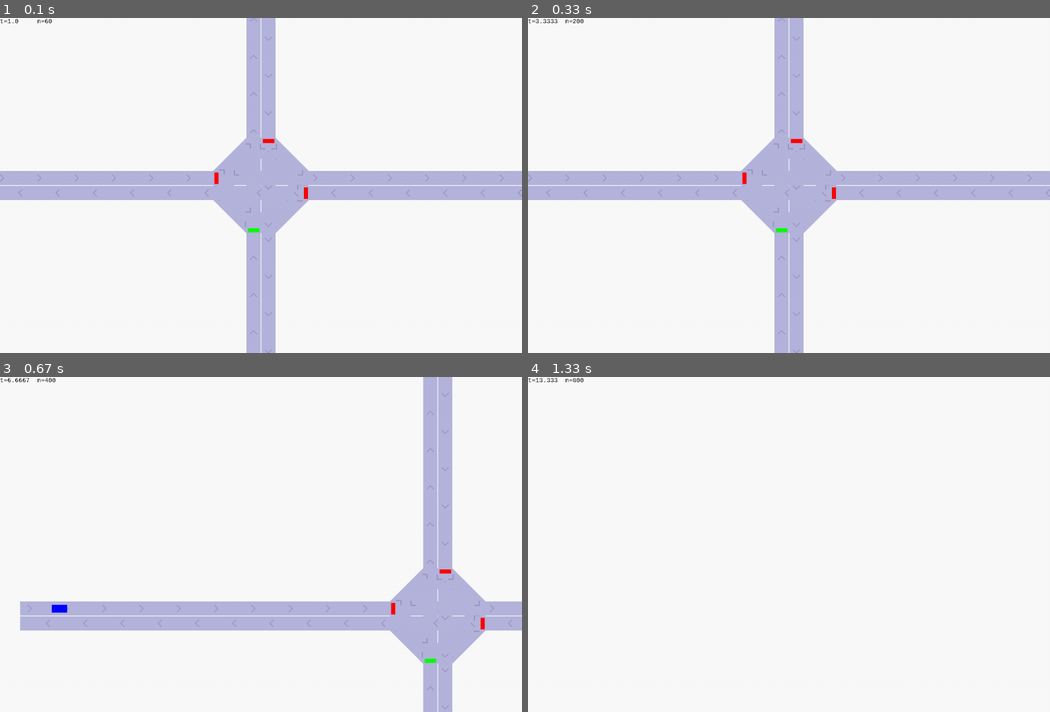
Above: before the commit, frames 1-4 (two rows, left to right).
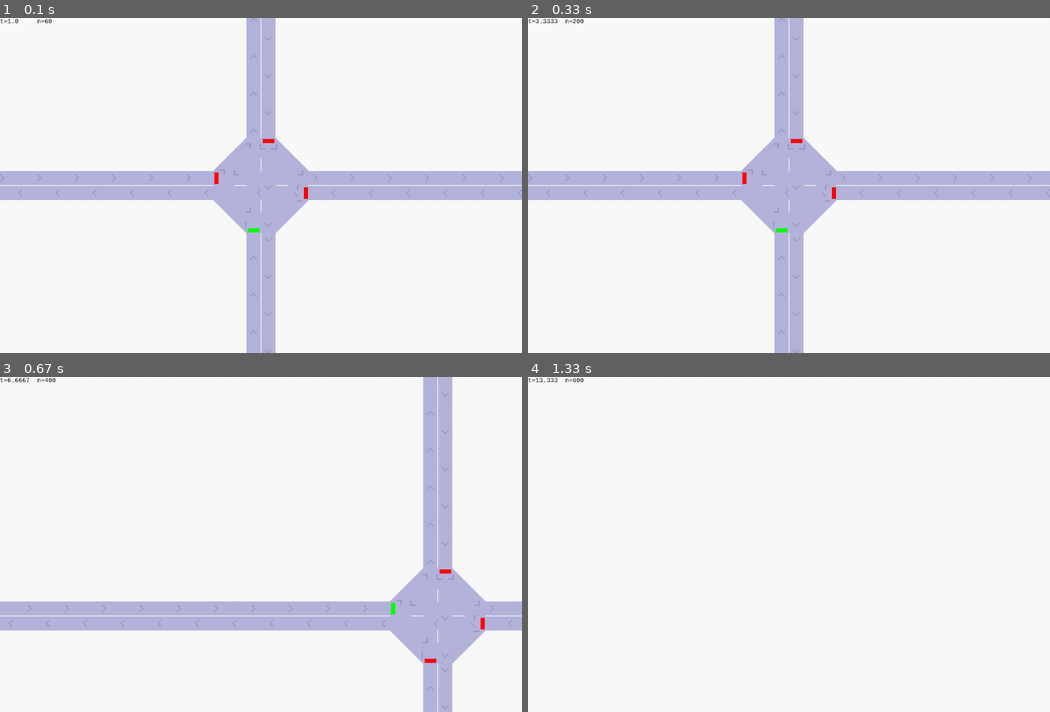
Above: after the commit, the same moments.

Repository: HuzaifaIrfan-Games/pygame-traffic-simulator
Game: pygame game, started from app.py
The game is run twice, just before and just after one commit, with the same random seed, the same clock (stepped at 60 frames per second) and the same inputs.
Inputs (mouse positions are in pixels of both pictures, inside the frame that each line leads up to):
- Up to frame 1 (0.1 s): no input
- Up to frame 2 (0.33 s): no input
- Up to frame 3 (0.67 s): press the mouse at (135, 547) at 0.37 s; move the mouse to (224, 584) at 0.47 s; release the mouse at (313, 618) at 0.6 s
- Up to frame 4 (1.33 s): press the mouse at (663, 547) at 0.7 s; move the mouse to (757, 561) at 0.8 s; release the mouse at (851, 574) at 0.93 s; press the mouse at (663, 547) at 1.03 s; move the mouse to (715, 588) at 1.13 s; release the mouse at (762, 631) at 1.27 s

Frames 1-2 are identical in both runs. In frame 3, 0.5% of the frame differs, in the area x 0-84%, y 66-86%; in frame 4, nothing differs.

Commit message:
multilight confguration

Diff:
--- a/Map_Configurator.py
+++ b/Map_Configurator.py
@@ -7,16 +7,17 @@
 
 
 class Map_Configurator:
-    def __init__(self,nodes, traffic_signals):
+    def __init__(self,nodes_conf, traffic_signals_conf):
 
         self.sim = Simulation()
 
-        self.nodes=nodes
-        self.traffic_signals= traffic_signals
+        self.nodes=nodes_conf
+        self.traffic_signals_conf= traffic_signals_conf
 
         self.roads = []
         self.paths = []
         self.vehicle_generators=[]
+        self.traffic_signals=[]
 
 
         self.road_generator()
@@ -32,6 +33,15 @@
         # self.create_all_starting_node_vehicle_generators()
         self.create_independent_node_vehicle_generators()
 
+        # print(self.vehicle_generators)
+
+
+
+    def get_node_from_node_name(self, node_name):
+
+        for i, anode in enumerate(self.nodes):
+            if anode['node_name'] == node_name:
+                return anode
 
 
 
@@ -119,23 +129,23 @@
 
             if not anode['ending_node']:
 
-                for j, next_node_index in enumerate(anode['next']):
-                    next_node = self.nodes[next_node_index]
+                for j, next_node_name in enumerate(anode['next']):
+                    next_node = self.get_node_from_node_name(next_node_name)
 
                     # tail
-                    pos1 = anode['pos']
+                    pos1 = anode['position']
 
                     # head
-                    pos2 = next_node['pos']
+                    pos2 = next_node['position']
 
                     aroad = {
                         'sim_road_index': None,
                         'tail': pos1,
-                        'tail_index': i,
+                        'tail_index': anode['node_name'],
                         'tail_node': anode,
                         'starting_node': anode['starting_node'],
                         'head': pos2,
-                        'head_index': j,
+                        'head_index': next_node['node_name'],
                         'head_node': next_node,
                         'ending_node': next_node['ending_node'],
                         'next':[]
@@ -250,13 +260,13 @@
 
 
     def create_signal(self):
-        for atraffic_signal in self.traffic_signals:
-            nodes_indexs = atraffic_signal['nodes_indexs']
+        for atraffic_signal_conf in self.traffic_signals_conf:
+            nodes_indexs = atraffic_signal_conf['nodes_indexs']
             roads_indexs=[]
-            for independent_light_node_index in nodes_indexs:
+            for independent_light_node_name in nodes_indexs:
                 independent_light_road_index=[]
-                for light_node_index in independent_light_node_index:
-                    anode = self.nodes[light_node_index]
+                for light_node_name in independent_light_node_name:
+                    anode = self.get_node_from_node_name(light_node_name)
 
                     for aroad in self.roads:
                         # print(aroad['head_node'])
@@ -268,9 +278,15 @@
 
                 roads_indexs.append(independent_light_road_index)
 
-            print(roads_indexs)
-
-            self.sim.create_signal(roads_indexs)
+            # print(roads_indexs)
+            atraffic_signal=self.sim.create_signal(roads_indexs)
+
+            if atraffic_signal_conf.get('cycle_length'):
+
+                atraffic_signal.update_properties({'cycle_length':atraffic_signal_conf['cycle_length']})
+
+
+            self.traffic_signals.append(atraffic_signal)
 
 
 
--- a/app.py
+++ b/app.py
@@ -2,7 +2,7 @@
 
 from Map_Configurator import Map_Configurator
 
-from configuration import nodes,traffic_signals
+from configuration_multi import nodes,traffic_signals
 
 configurator = Map_Configurator(nodes,traffic_signals)
 
--- a/configuration.py
+++ b/configuration_four.py
@@ -14,8 +14,8 @@
     # starting Nodes always tail and have one nexts
 
     {
-        'index': 0,
-        'pos': (-a,
+        'node_name': 0,
+        'position': (-a,
                 +b+l),
         'ending_node': False,
         'starting_node': True,
@@ -23,8 +23,8 @@
         'next': [8]
     },
     {
-        'index': 1,
-        'pos': (+b+l,
+        'node_name': 1,
+        'position': (+b+l,
                 +a),
         'ending_node': False,
         'starting_node': True,
@@ -32,8 +32,8 @@
         'next': [9]
     },
     {
-        'index': 2,
-        'pos': (-b-l,
+        'node_name': 2,
+        'position': (-b-l,
                 -a),
         'ending_node': False,
         'starting_node': True,
@@ -41,8 +41,8 @@
         'next': [10]
     },
     {
-        'index': 3,
-        'pos': (+a,
+        'node_name': 3,
+        'position': (+a,
                 -b-l),
         'ending_node': False,
         'starting_node': True,
@@ -54,32 +54,32 @@
 
     # Ending Nodes always head and have no nexts
     {
-        'index': 4,
-        'pos': (+a,
+        'node_name': 4,
+        'position': (+a,
                 +b+l),
         'ending_node': True,
         'starting_node': False,
         'next': []
     },
     {
-        'index': 5,
-        'pos': (+b+l,
+        'node_name': 5,
+        'position': (+b+l,
                 -a),
         'ending_node': True,
         'starting_node': False,
         'next': []
     },
     {
-        'index': 6,
-        'pos': (-b-l,
+        'node_name': 6,
+        'position': (-b-l,
                 +a),
         'ending_node': True,
         'starting_node': False,
         'next': []
     },
     {
-        'index': 7,
-        'pos': (-a,
+        'node_name': 7,
+        'position': (-a,
                 -b-l),
         'ending_node': True,
         'starting_node': False,
@@ -91,16 +91,16 @@
     # starting head multiple nexts
 
     {
-        'index': 8,
-        'pos': (-a,
+        'node_name': 8,
+        'position': (-a,
                 +b),
         'ending_node': False,
         'starting_node': False,
         'next': [13, 14, 15]
     },
     {
-        'index': 9,
-        'pos': (+b,
+        'node_name': 9,
+        'position': (+b,
                 +a),
         'ending_node': False,
         'starting_node': False,
@@ -108,16 +108,16 @@
     },
 
     {
-        'index': 10,
-        'pos': (-b,
+        'node_name': 10,
+        'position': (-b,
                 -a),
         'ending_node': False,
         'starting_node': False,
         'next': [12, 13, 15]
     },
     {
-        'index': 11,
-        'pos': (+a,
+        'node_name': 11,
+        'position': (+a,
                 -b),
         'ending_node': False,
         'starting_node': False,
@@ -129,16 +129,16 @@
     # ending tail only one nexts
 
     {
-        'index': 12,
-        'pos': (+a,
+        'node_name': 12,
+        'position': (+a,
                 +b),
         'ending_node': False,
         'starting_node': False,
         'next': [4]
     },
     {
-        'index': 13,
-        'pos': (+b,
+        'node_name': 13,
+        'position': (+b,
                 -a),
         'ending_node': False,
         'starting_node': False,
@@ -146,29 +146,25 @@
     },
 
     {
-        'index': 14,
-        'pos': (-b,
+        'node_name': 14,
+        'position': (-b,
                 +a),
         'ending_node': False,
         'starting_node': False,
         'next': [6]
     },
     {
-        'index': 15,
-        'pos': (-a, -b),
+        'node_name': 15,
+        'position': (-a, -b),
         'ending_node': False,
         'starting_node': False,
         'next': [7]
     },
 
 
-
-
 ]
 
 
-
-
 traffic_signals=[
-    {'nodes_indexs':[[8],[9],[10],[11]]}
+    {'nodes_indexs':[[8],[10],[11],[9]]}
 ]
--- /dev/null
+++ b/configuration_multi.py
@@ -0,0 +1,284 @@
+
+# resolution of curve roads
+n = 1
+# distance from center and each other
+a = 2
+# radius of curve and addition to length
+b = 12
+# length of roads
+l = 150
+
+j2_position=+b+l+8*a
+
+
+nodes = [
+
+    # starting Nodes always tail and have one nexts
+
+    #
+    #south tail
+    {
+        'node_name': 0,
+        'position': (-a,
+                +b+l),
+        'ending_node': False,
+        'starting_node': True,
+        'vehicle_rate':5,
+        'next': [8]
+    },
+
+    #east tail  #j2
+    {
+        'node_name': 1,
+        'position': (+b+l,
+                +a),
+        'ending_node': False,
+        'starting_node': False,
+        'vehicle_rate':6,
+        'next': [9]
+    },
+        #west tail
+    {
+        'node_name': 2,
+        'position': (-b-l,
+                -a),
+        'ending_node': False,
+        'starting_node': True,
+        'vehicle_rate':4,
+        'next': [10]
+    },
+
+        #north tail
+    {
+        'node_name': 3,
+        'position': (+a,
+                -b-l),
+        'ending_node': False,
+        'starting_node': True,
+        'vehicle_rate':5,
+        'next': [11]
+    },
+
+
+
+    # Ending Nodes always head and have no nexts
+
+    #south head
+    {
+        'node_name': 4,
+        'position': (+a,
+                +b+l),
+        'ending_node': True,
+        'starting_node': False,
+        'next': []
+    },
+        #east head  #j2
+    {
+        'node_name': 5,
+        'position': (+b+l,
+                -a),
+        'ending_node': False,
+        'starting_node': False,
+        'next': [20,23]
+    },
+    #west head
+    {
+        'node_name': 6,
+        'position': (-b-l,
+                +a),
+        'ending_node': True,
+        'starting_node': False,
+        'next': []
+    },
+    #north head
+    {
+        'node_name': 7,
+        'position': (-a,
+                -b-l),
+        'ending_node': True,
+        'starting_node': False,
+        'next': []
+    },
+
+    # Junction Nodes J1
+
+    # starting head multiple nexts
+
+    {
+        'node_name': 8,
+        'position': (-a,
+                +b),
+        'ending_node': False,
+        'starting_node': False,
+        'next': [13, 14, 15]
+    },
+    {
+        'node_name': 9,
+        'position': (+b,
+                +a),
+        'ending_node': False,
+        'starting_node': False,
+        'next': [12, 14, 15]
+    },
+
+    {
+        'node_name': 10,
+        'position': (-b,
+                -a),
+        'ending_node': False,
+        'starting_node': False,
+        'next': [12, 13, 15]
+    },
+    {
+        'node_name': 11,
+        'position': (+a,
+                -b),
+        'ending_node': False,
+        'starting_node': False,
+        'next': [12, 13, 14]
+    },
+
+
+
+    # ending tail only one nexts
+
+    {
+        'node_name': 12,
+        'position': (+a,
+                +b),
+        'ending_node': False,
+        'starting_node': False,
+        'next': [4]
+    },
+    {
+        'node_name': 13,
+        'position': (+b,
+                -a),
+        'ending_node': False,
+        'starting_node': False,
+        'next': [5]
+    },
+
+    {
+        'node_name': 14,
+        'position': (-b,
+                +a),
+        'ending_node': False,
+        'starting_node': False,
+        'next': [6]
+    },
+    {
+        'node_name': 15,
+        'position': (-a, -b),
+        'ending_node': False,
+        'starting_node': False,
+        'next': [7]
+    },
+
+
+
+
+
+    #junction 2
+
+
+
+        #east north tail
+    {
+        'node_name': 17,
+        'position': (+a+j2_position,
+                -b-l),
+        'ending_node': False,
+        'starting_node': True,
+        'vehicle_rate':4,
+        'next': [21]
+    },
+
+        #east north head
+    {
+        'node_name': 16,
+        'position': (-a+j2_position,
+                -b-l),
+        'ending_node': True,
+        'starting_node': False,
+        'next': []
+    },
+
+
+        #east south tail
+    {
+        'node_name': 18,
+        'position': (-a+j2_position,
+                +b+l),
+        'ending_node': False,
+        'starting_node': True,
+        'vehicle_rate':4,
+        'next': [22]
+    },
+
+        #east south head
+    {
+        'node_name': 19,
+        'position': (+a+j2_position,
+                +b+l),
+        'ending_node': True,
+        'starting_node': False,
+        'next': []
+    },
+
+
+
+     # Junction Nodes J2
+
+    # starting head multiple nexts
+
+    {
+        'node_name': 22,
+        'position': (-a+j2_position,
+                +b),
+        'ending_node': False,
+        'starting_node': False,
+        'next': [20,1]
+    },
+
+
+
+    {
+        'node_name': 21,
+        'position': (+a+j2_position,
+                -b),
+        'ending_node': False,
+        'starting_node': False,
+        'next': [23,1]
+    },
+
+
+
+    # ending tail only one nexts
+
+    {
+        'node_name': 23,
+        'position': (+a+j2_position,
+                +b),
+        'ending_node': False,
+        'starting_node': False,
+        'next': [19]
+    },
+
+    {
+        'node_name': 20,
+        'position': (-a+j2_position, -b),
+        'ending_node': False,
+        'starting_node': False,
+        'next': [16]
+    },
+
+
+
+]
+
+
+traffic_signals=[
+    {'nodes_indexs':[[8],[10],[11],[9]],'cycle_length':5},
+    {'nodes_indexs':[[5],[22],[21]],'cycle_length':5}
+]
--- a/trafficSimulator/traffic_signal.py
+++ b/trafficSimulator/traffic_signal.py
@@ -2,18 +2,26 @@
     def __init__(self, roads, config={}):
         # Initialize roads
         self.roads = roads
+        self.cycle_length=30
         # Set default configuration
         self.set_default_config()
 
         self.set_individual_signal_cycle()
 
 
-        # Update configuration
-        for attr, val in config.items():
-            setattr(self, attr, val)
+        self.update_properties(config)
+
         # Calculate properties
         self.init_properties()
 
+
+
+    def update_properties(self,config):
+
+        # print(config)
+        # Update configurations
+        for attr, val in config.items():
+            setattr(self, attr, val)
 
     def set_individual_signal_cycle(self):
 
@@ -55,6 +63,6 @@
         return self.cycle[self.current_cycle_index]
 
     def update(self, sim):
-        cycle_length = 30
-        k = (sim.t // cycle_length) % len(self.roads)
+        # self.cycle_length = 30
+        k = (sim.t // self.cycle_length) % len(self.roads)
         self.current_cycle_index = int(k)
Renamed: four_traffic_signal.py -> four_signal.py
Renamed: multi_traffic_signal.py -> multi_signal.py
